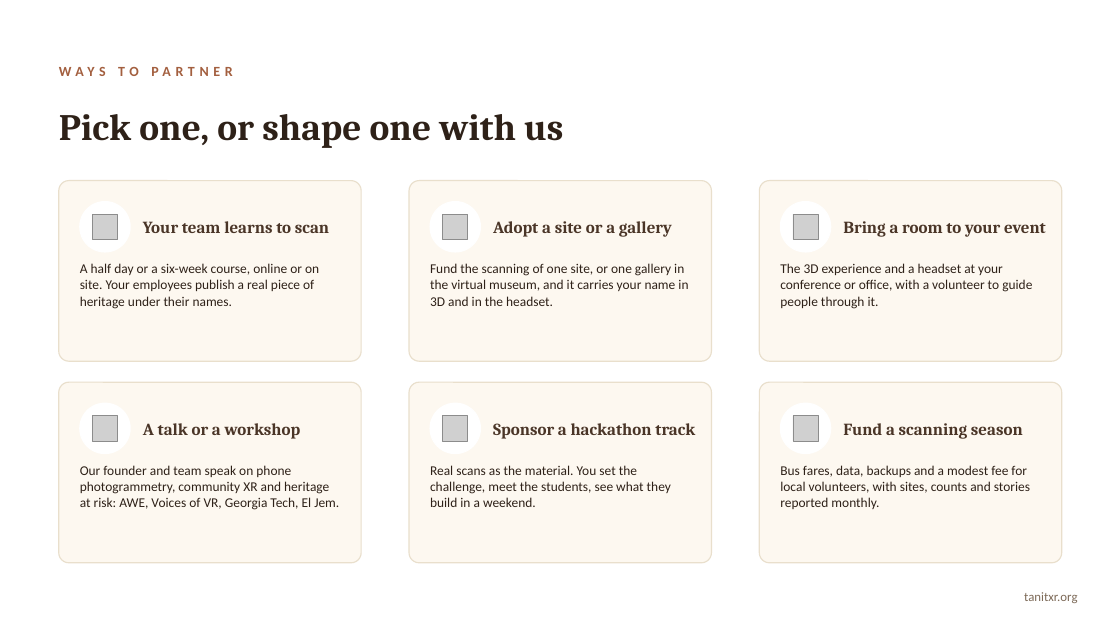
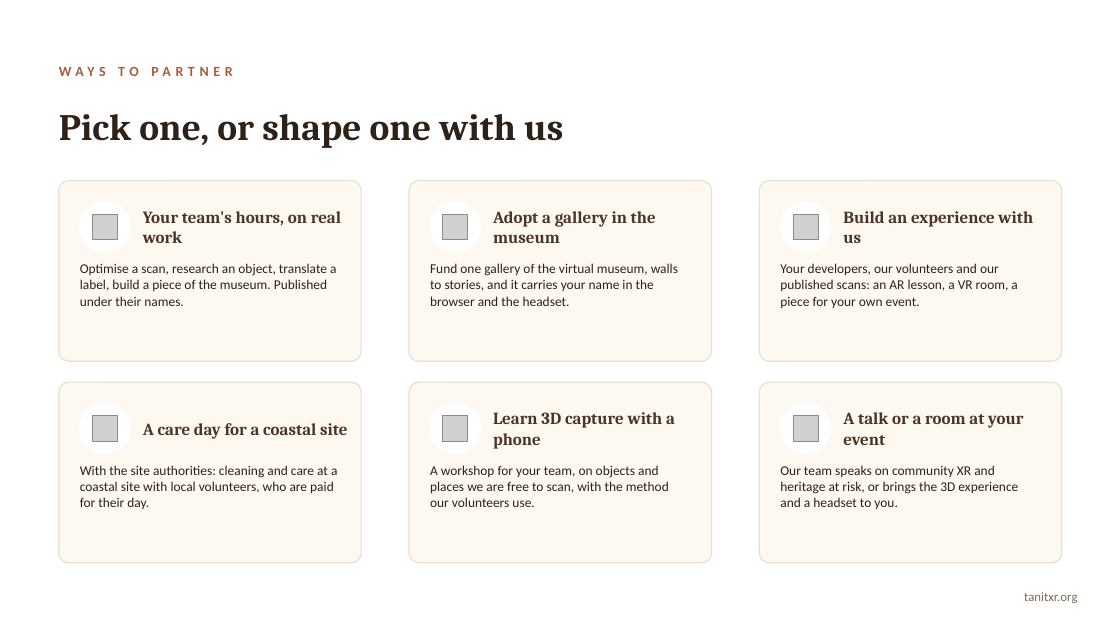
Before and after one commit to inesTanitXR/tanitxr.org, a slide deck: slide 8 of ref/decks/tanitxr-partnership-deck.pptx. Drawn at 1120x630 pixels with LibreOffice and Linux fonts; fonts in the diff are those of the drawing; grey boxes stand for pictures. Boxes give left, top, right and bottom in pixels: in the first picture for what was removed or moved away, otherwise in the second. Text is boxed around its words. In the diff, an @@ line names an element or a change of style, - is before the commit and + after.

Commit message:
Partner offers reframed: volunteer hours, a gallery in the museum, experiences built together, coastal care days, workshops, talks, funding the community; scanning stays with the institutions

```diff
--- a/ref/decks/tanitxr-partnership-deck.pptx
+++ b/ref/decks/tanitxr-partnership-deck.pptx
@@ text at (x1=143, y1=211, x2=341, y2=243): text changed @@
-Your team learns to scan
+Your team's hours, on real work
@@ text at (x1=493, y1=211, x2=656, y2=243): text changed @@
-Adopt a site or a gallery
+Adopt a gallery in the museum
@@ text at (x1=843, y1=211, x2=1033, y2=243): text changed @@
-Bring a room to your event
+Build an experience with us
@@ text at (x1=80, y1=263, x2=336, y2=306): text changed @@
-A half day or a six-week course, online or on site. Your employees publish a real piece of heritage under their names.
+Optimise a scan, research an object, translate a label, build a piece of the museum. Published under their names.
@@ text at (x1=430, y1=263, x2=678, y2=306): text changed @@
-Fund the scanning of one site, or one gallery in the virtual museum, and it carries your name in 3D and in the headset.
+Fund one gallery of the virtual museum, walls to stories, and it carries your name in the browser and the headset.
@@ text at (x1=780, y1=263, x2=1017, y2=308): text changed @@
-The 3D experience and a headset at your conference or office, with a volunteer to guide people through it.
+Your developers, our volunteers and our published scans: an AR lesson, a VR room, a piece for your own event.
@@ text at (x1=493, y1=412, x2=675, y2=449): text changed @@
-Sponsor a hackathon track
+Learn 3D capture with a phone
@@ text at (x1=843, y1=412, x2=1023, y2=445): text changed @@
-Fund a scanning season
+A talk or a room at your event
@@ text at (x1=143, y1=423, x2=347, y2=439): text changed @@
-A talk or a workshop
+A care day for a coastal site
@@ text at (x1=80, y1=465, x2=337, y2=509): text changed @@
-Our founder and team speak on phone photogrammetry, community XR and heritage at risk: AWE, Voices of VR, Georgia Tech, El Jem.
+With the site authorities: cleaning and care at a coastal site with local volunteers, who are paid for their day.
@@ text at (x1=430, y1=465, x2=669, y2=507): text changed @@
-Real scans as the material. You set the challenge, meet the students, see what they build in a weekend.
+A workshop for your team, on objects and places we are free to scan, with the method our volunteers use.
@@ text at (x1=780, y1=465, x2=1018, y2=509): text changed @@
-Bus fares, data, backups and a modest fee for local volunteers, with sites, counts and stories reported monthly.
+Our team speaks on community XR and heritage at risk, or brings the 3D experience and a headset to you.
```
Also in this commit, not shown: 3 other slides changed, 7 other files.
